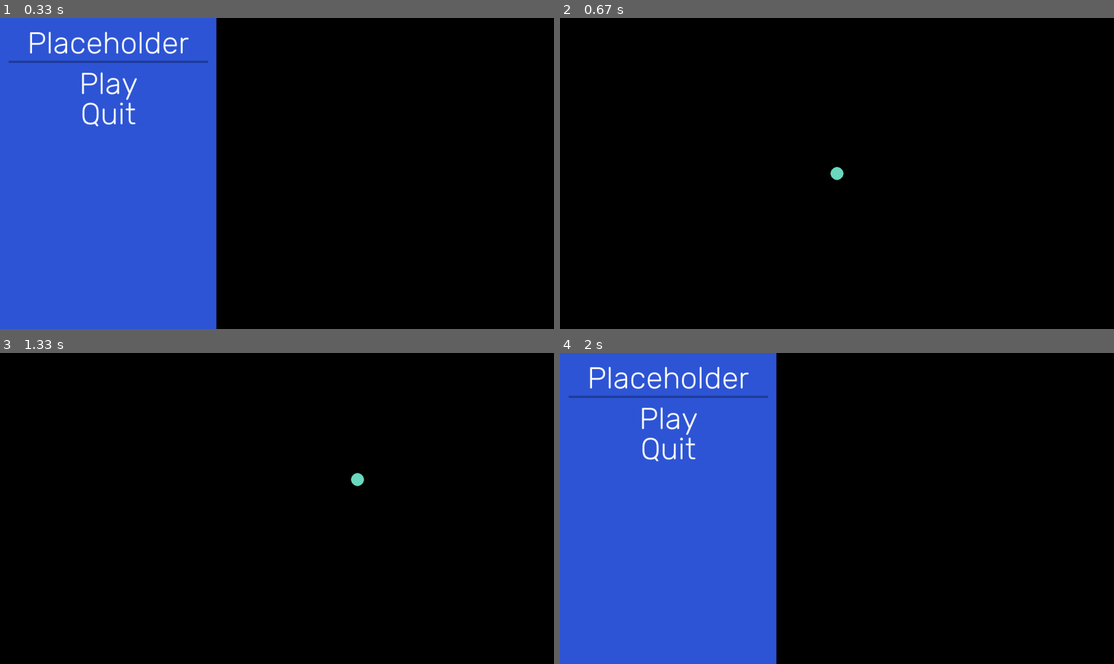
Above: before the commit, frames 1-4 (two rows, left to right).
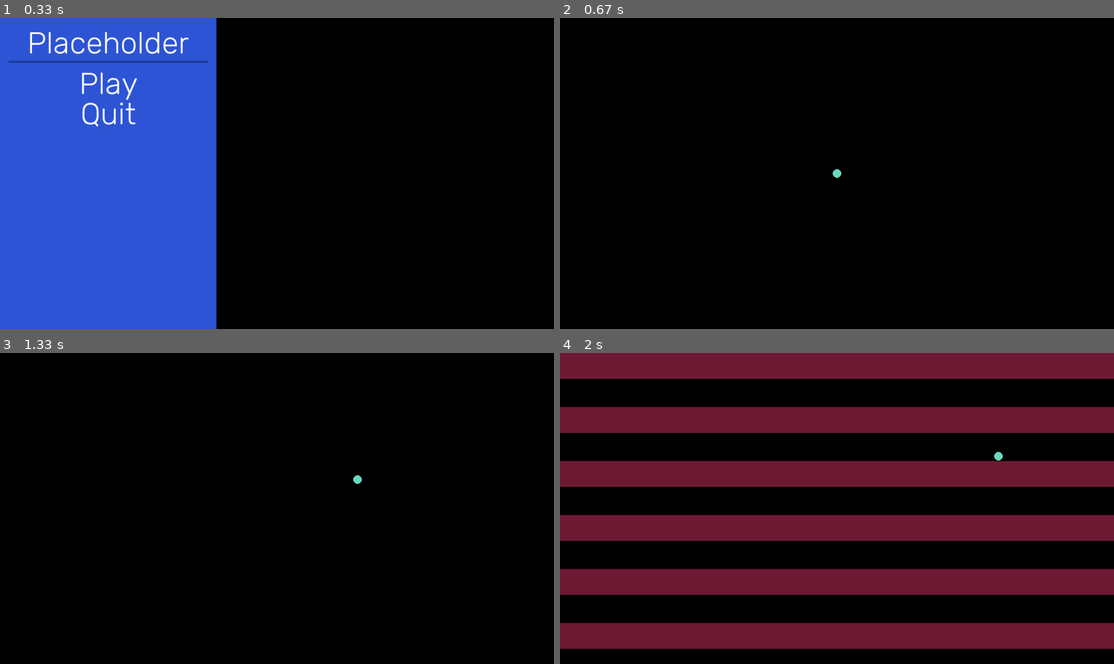
Above: after the commit, the same moments.

Repository: 5Stygian/pygame
Game: pygame game, started from main.py
Two runs of this game, one before a commit and one after it. Both use one fixed random seed, a clock stepped at 60 frames per second and the inputs below.
Inputs:
- Up to frame 1 (0.33 s): no input
- Up to frame 2 (0.67 s): click "Play" at 0.38 s
- Up to frame 3 (1.33 s): hold D 0.67-1.13 s; hold W from 1.17 s (still down)
- Up to frame 4 (2 s): release W at 1.47 s; hold D 1.5-1.97 s

Frame 1 is identical in both runs. In frame 2, less than 0.1% of the frame differs, in the area x 48-52%, y 47-53%; in frame 3, less than 0.1%; in frame 4, 70%, in the area x 0-100%, y 0-100%.

Commit message:
i hote poothon :3

Diff:
--- a/main.py
+++ b/main.py
@@ -20,7 +20,7 @@
 import datetime
 
 # print actions to the terminal
-debug_mode = True
+debug_mode = False
 
 # pygame setup
 pygame.init()
@@ -37,7 +37,7 @@
 
 # player vars
 player_move_speed = 400
-player_radius = 15
+player_radius = 10
 player_rect = pygame.Rect(0, 0, player_radius*2, player_radius*2)
 player_pos = pygame.Vector2(screen_dims[0]/2, screen_dims[1]/2)
 dodge_dist = 5000
@@ -145,7 +145,6 @@
 
 # sprites
 rects = []
-TELEGRAPH = pygame.event.custom_type()
 ## killbox
 class Killbox(pygame.sprite.Sprite):
     def __init__(self, color, width, height):
@@ -159,7 +158,7 @@
         # vlfs - vertical lines fullscreen
         debug("vlfs in class call 1")
         rects = []
-        pygame.event.post(pygame.event.Event(TELEGRAPH))
+        pygame.event.post(pygame.event.Event(KILLBOX_EVENT))
         for i in range(10):
             rect = pygame.Rect(150*i, 0, 60, screen_dims[1])
             pygame.draw.rect(screen, self.color, rect)
@@ -171,7 +170,7 @@
         # hlfs - horizontal lines fullscreen
         debug("hlfs in class call 1")
         rects = []
-        pygame.event.post(pygame.event.Event(TELEGRAPH))
+        pygame.event.post(pygame.event.Event(KILLBOX_EVENT))
         for i in range(10):
             rect = pygame.Rect(0, 125*i, screen_dims[0], 60)
             pygame.draw.rect(screen, self.color, rect)
@@ -196,12 +195,18 @@
 killbox_spawn = False
 killbox_roll = 0
 draw_bool = False
+
+# events
+telegraph_active = False
+telegraph_type = None
+telegraph_end_time = 0
+telegraph_delay = 1800 # ms
+KILLBOX_EVENT = pygame.event.custom_type()
 DRAW_CHANCE = pygame.event.custom_type()
 pygame.time.set_timer(DRAW_CHANCE, 1856)
 ## mainloop
 while running:
     # poll for events
-    # pygame.QUIT event means the user clicked X to close your window
     for event in pygame.event.get():
         if event.type == pygame.QUIT:
             running = False
@@ -246,31 +251,49 @@
 
         # killbox events
         if event.type == DRAW_CHANCE:
-            if on_main_menu == False:
-                killbox_roll = random.randint(1,10000)
-                killbox_spawn = not(killbox_spawn)
-                if killbox_roll in range(1, 2500): debug(f"Vert lines rolled {killbox_roll}")
-                if killbox_roll in range(2501, 5000): debug(f"Horz lines rolled {killbox_roll}")
-                if killbox_roll in range(5001, 10000): debug(killbox_roll)
-
-        if event.type == TELEGRAPH:
+            if not on_main_menu:
+                killbox_roll = random.randint(1, 10000)
+                killbox_spawn = not killbox_spawn
+                if killbox_roll in range(1, 2500):
+                    debug(f"Vert lines telegraph {killbox_roll}")
+                    telegraph_active = True
+                    telegraph_type = 'vert'
+                    telegraph_end_time = pygame.time.get_ticks() + telegraph_delay
+                    pygame.time.set_timer(KILLBOX_EVENT, telegraph_delay, True)
+                elif killbox_roll in range(2501, 5000):
+                    debug(f"Horz lines telegraph {killbox_roll}")
+                    telegraph_active = True
+                    telegraph_type = 'horz'
+                    telegraph_end_time = pygame.time.get_ticks() + telegraph_delay
+                    pygame.time.set_timer(KILLBOX_EVENT, telegraph_delay, True)
+                else:
+                    debug(killbox_roll)
+
+        # Remove the TELEGRAPH_EVENT handler entirely
+
+        if event.type == KILLBOX_EVENT:
             if killbox_roll in range(1, 2500):
-                debug("vlfs telegraph event call 1")
-                for i in range(10):
-                    pygame.draw.polygon(screen, (112, 27, 53), (150*i, 0, 60, screen_dims[1]))
-                debug("vlfs telegraph event call 2")
-            if killbox_roll in range(2500, 5001):
-                debug("hlfs telegraph event call 1")
-                for i in range(10):
-                    pygame.draw.polygon(screen, (112, 27, 53), (0, 125*i, screen_dims[0], 60))
-                debug("hlfs telegraph event call 2")
+                vlfs_rect = vlfs.vert_lines_fullscreen()
+            elif killbox_roll in range(2501, 5000):
+                hlfs_rect = hlfs.horz_lines_fullscreen()
 
     # fill the screen with a color to wipe away anything from last frame
     screen.fill("black")
 
+    # Draw telegraph if active
+    if telegraph_active:
+        if telegraph_type == 'vert':
+            for i in range(10):
+                pygame.draw.rect(screen, (112, 27, 53), (150*i, 0, 60, screen_dims[1]))
+        elif telegraph_type == 'horz':
+            for i in range(10):
+                pygame.draw.rect(screen, (112, 27, 53), (0, 125*i, screen_dims[0], 60))
+        # Disable telegraph after time is up
+        if pygame.time.get_ticks() > telegraph_end_time:
+            telegraph_active = False
+            telegraph_type = None
+
     # player movement
-    # if a key is held, move in that direction
-    # from boilerplate found in docs
     keys = pygame.key.get_pressed()
     if keys[pygame.K_w]:
         player_pos.y -= player_move_speed * dt
@@ -282,7 +305,6 @@
         player_pos.x += player_move_speed * dt
 
     # prevents player from moving off the screen
-    # thanks to max knoth for writing this approximately 10 minutes after first installing pygame
     if not (0 < player_pos.x - player_radius):
         player_pos.x += abs(player_radius - player_pos.x)
     if not (player_pos.x + player_radius < screen.get_width()):
@@ -294,20 +316,21 @@
         player_pos.y -= abs(screen.get_height() - player_pos.y - player_radius)
 
     # g/ui
-    ## main menu
     if on_main_menu == True:
         menu.draw(screen)
 
-    # killbox spawning
-    if on_main_menu == False and killbox_spawn == True:
-        if killbox_roll in range(1, 2500): vlfs_rect = vlfs.vert_lines_fullscreen()
-        if killbox_roll in range(2501, 5000): hlfs_rect = hlfs.horz_lines_fullscreen()
-
     # player drawing and collision detection
-    if on_main_menu == False: # only logic this logic when not on the main menu
+    if on_main_menu == False:
         player = pygame.draw.circle(screen, "#6ddac0", player_pos, player_radius)
-        if killbox_roll not in range(5001, 10000) and killbox_roll != 0:
-            # check for collisions
+        # Only check collision and draw killboxes if telegraph is NOT active
+        if not telegraph_active and (killbox_roll not in range(5001, 10000) and killbox_roll != 0):
+            # Draw killboxes
+            for v in vlfs_rect:
+                pygame.draw.rect(screen, (214, 54, 101), v)
+            for h in hlfs_rect:
+                pygame.draw.rect(screen, (214, 54, 101), h)
+            # Update player_rect position for collision
+            player_rect.center = (int(player_pos.x), int(player_pos.y))
             if any(player_rect.colliderect(v) for v in vlfs_rect) or any(player_rect.colliderect(h) for h in hlfs_rect):
                 vlfs_rect, hlfs_rect, rects = [], [], []
                 player_pos = pygame.Vector2(screen_dims[0]/2, screen_dims[1]/2)
@@ -317,12 +340,7 @@
     else:
         pass
 
-    # flip() the display to put your work on screen
     pygame.display.flip()
-
-    # limits FPS to 60
-    # dt is delta time in seconds since last frame, used for framerate-
-    # independent physics.
     dt = clock.tick(60) / 1000
 
 if debug_mode == True:
